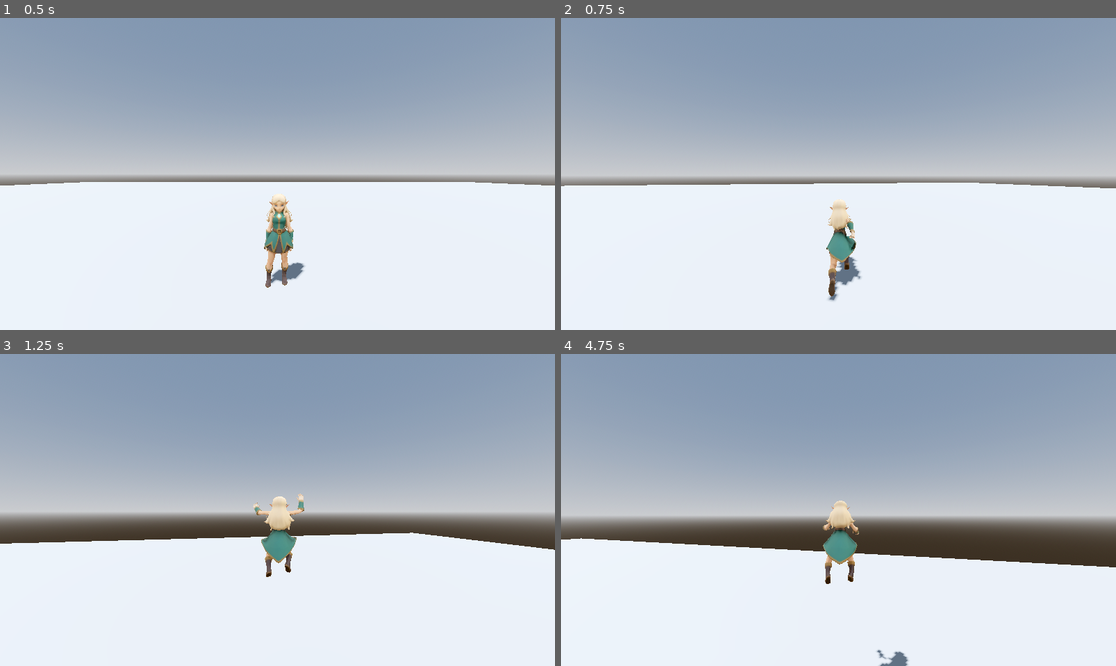
Above: before the commit, frames 1-4 (two rows, left to right).
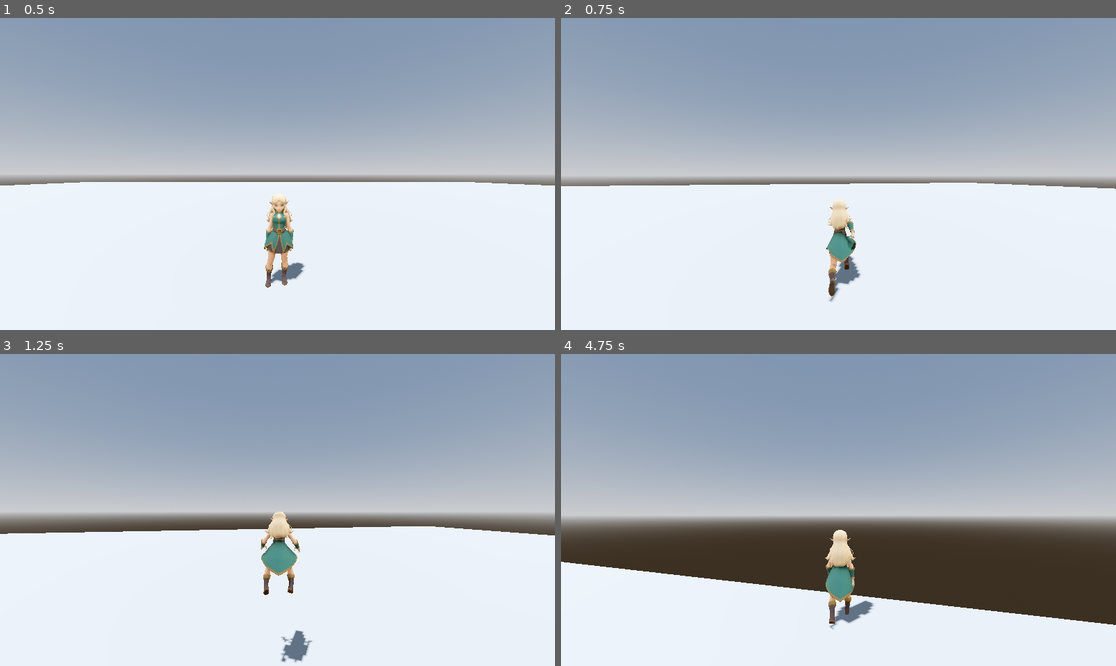
Above: after the commit, the same moments.

Repository: incri/learning_godot
Game: Godot game, scene res://scenes/main.tscn
Same seed, same stepped clock (60 frames per second), same inputs: the game is played once before the commit and once after it.
Inputs (mouse positions are in pixels of both pictures, inside the frame that each line leads up to):
- Up to frame 1 (0.5 s): no input
- Up to frame 2 (0.75 s): tap Enter at 0.5 s; move the mouse to (866, 174) at 0.52 s; hold W (move_forward) from 0.53 s (still down); hold Shift (sprint) from 0.53 s (still down); tap E (dash) at 0.6 s
- Up to frame 3 (1.25 s): keep holding W (move_forward); keep holding Shift (sprint); tap Space (jump) at 0.77, 1.07 s
- Up to frame 4 (4.75 s): keep holding W (move_forward); move the mouse to (810, 510) at 1.27 s; release Shift (sprint) at 1.28 s; tap Shift (sprint) at 1.35, 3.05 s; tap Space (jump) at 1.52, 1.55, 1.82, 3.02, 3.32, 3.77, 3.8, 4.07, 4.52 s; move the mouse to (849, 503) at 2.02 s; hold Space (jump) 2.03-2.78 s; tap E (dash) at 2.3, 2.85, 4.35 s; move the mouse to (832, 516) at 2.77 s; move the mouse to (877, 513) at 3.52 s; hold Shift (sprint) 3.53-4.28 s; move the mouse to (794, 506) at 4.27 s

Frame 1 is identical in both runs. In frame 2, 0.2% of the frame differs, in the area x 0-100%, y 52-91%; in frame 3, 4.3%; in frame 4, 14%, in the area x 0-100%, y 46-100%.

Commit message:
adding sprint , dash and air dash to movement

Diff:
--- a/scripts/astrael.gd
+++ b/scripts/astrael.gd
@@ -23,7 +23,10 @@
 	if is_jumping:
 		animation_player.play("Player/jump")
 	elif is_moving:
-		animation_player.play("Player/run")
+		if Input.is_action_pressed("sprint"):
+			animation_player.play("Player/run")
+		else:
+			animation_player.play("Player/walk")
 	else:
 		animation_player.play("Player/ideal")
 
--- a/scripts/player_movements.gd
+++ b/scripts/player_movements.gd
@@ -5,11 +5,18 @@
 @export var gravity: float = 30.0
 @export var jump_speed: float = 12.0
 @export var sprint_speed: float = 14.0
+@export var dash_speed: float = 20.0
+@export var dash_duration: float = 0.2
+@export var dash_cooldown_time: float = 1.0
 
 var astrael: Node3D
 var camera: Camera3D
 var orientation = Transform3D()
 var can_double_jump: bool = false
+var dash_timer: float = 0.0
+var dash_cooldown_timer: float = 0.0
+var is_dashing: bool = false
+var has_air_dashed: bool = false
 
 
 func _ready():
@@ -29,34 +36,52 @@
 
 	var move_dir = Vector3.ZERO
 	var current_speed = run_speed
+	if Input.is_action_pressed("sprint"):
+		current_speed = sprint_speed
+
 	if input_dir != Vector2.ZERO:
 		input_dir = input_dir.normalized()
-		# Update orientation to match camera's Y rotation only
 		var cam_rot = camera.global_transform.basis.get_euler()
 		orientation.basis = Basis(Vector3.UP, cam_rot.y)
-
-		# Transform input direction to world space using orientation
 		move_dir = orientation.basis.x * input_dir.x + orientation.basis.z * input_dir.y
 		move_dir = move_dir.normalized()
 
-		velocity.x = move_dir.x * current_speed
-		velocity.z = move_dir.z * current_speed
+		if Input.is_action_just_pressed("dash") and dash_cooldown_timer <= 0:
+			if is_on_floor():
+				is_dashing = true
+				dash_timer = dash_duration
+				dash_cooldown_timer = dash_cooldown_time
+				has_air_dashed = false
+			elif not is_on_floor() and not has_air_dashed:
+				is_dashing = true
+				dash_timer = dash_duration
+				has_air_dashed = true
+				dash_cooldown_timer = dash_cooldown_time
+
+		if is_dashing:
+			velocity = move_dir * dash_speed
+			velocity.y = 0
+			dash_timer -= delta
+			if dash_timer <= 0:
+				is_dashing = false
+		else:
+			velocity.x = move_dir.x * current_speed
+			velocity.z = move_dir.z * current_speed
 
 		if move_dir.length() > 0.01:
-			# Use Transform3D.looking_at to orient Astrael
 			astrael.transform = astrael.transform.looking_at(astrael.transform.origin + move_dir, Vector3.UP)
 	else:
-		velocity.x = move_toward(velocity.x, 0, run_speed)
-		velocity.z = move_toward(velocity.z, 0, run_speed)
+		velocity.x = move_toward(velocity.x, 0, current_speed)
+		velocity.z = move_toward(velocity.z, 0, current_speed)
 
-	# Apply gravity
-	if not is_on_floor():
+	if dash_cooldown_timer > 0:
+		dash_cooldown_timer -= delta
+
+	if not is_dashing and not is_on_floor():
 		velocity.y -= gravity * delta
 	else:
 		velocity.y = 0
-		can_double_jump = true # Reset double jump when on floor
 
-	# Handle jumping
 	if Input.is_action_just_pressed("jump"):
 		if is_on_floor():
 			velocity.y = jump_speed
